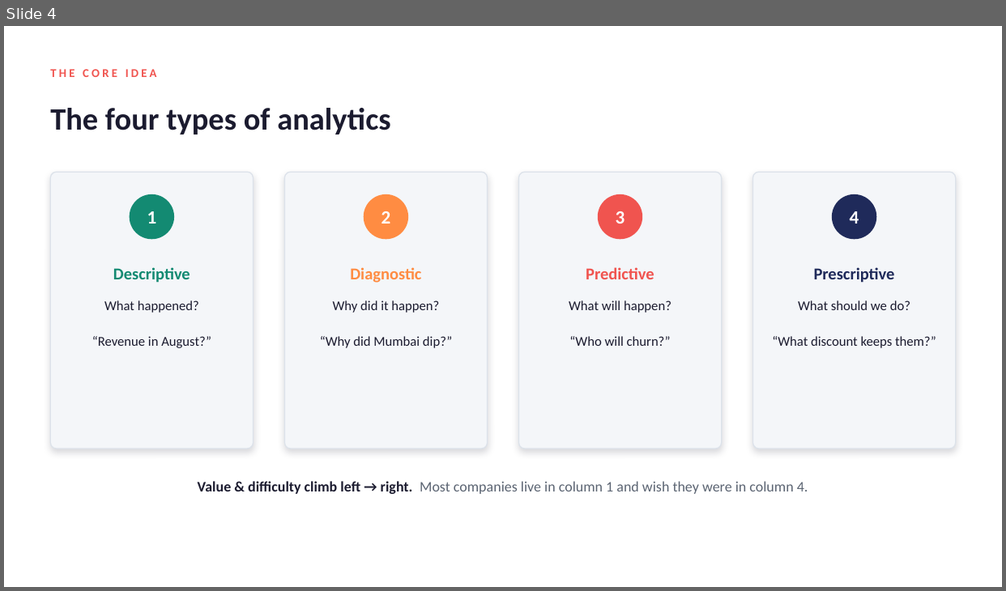
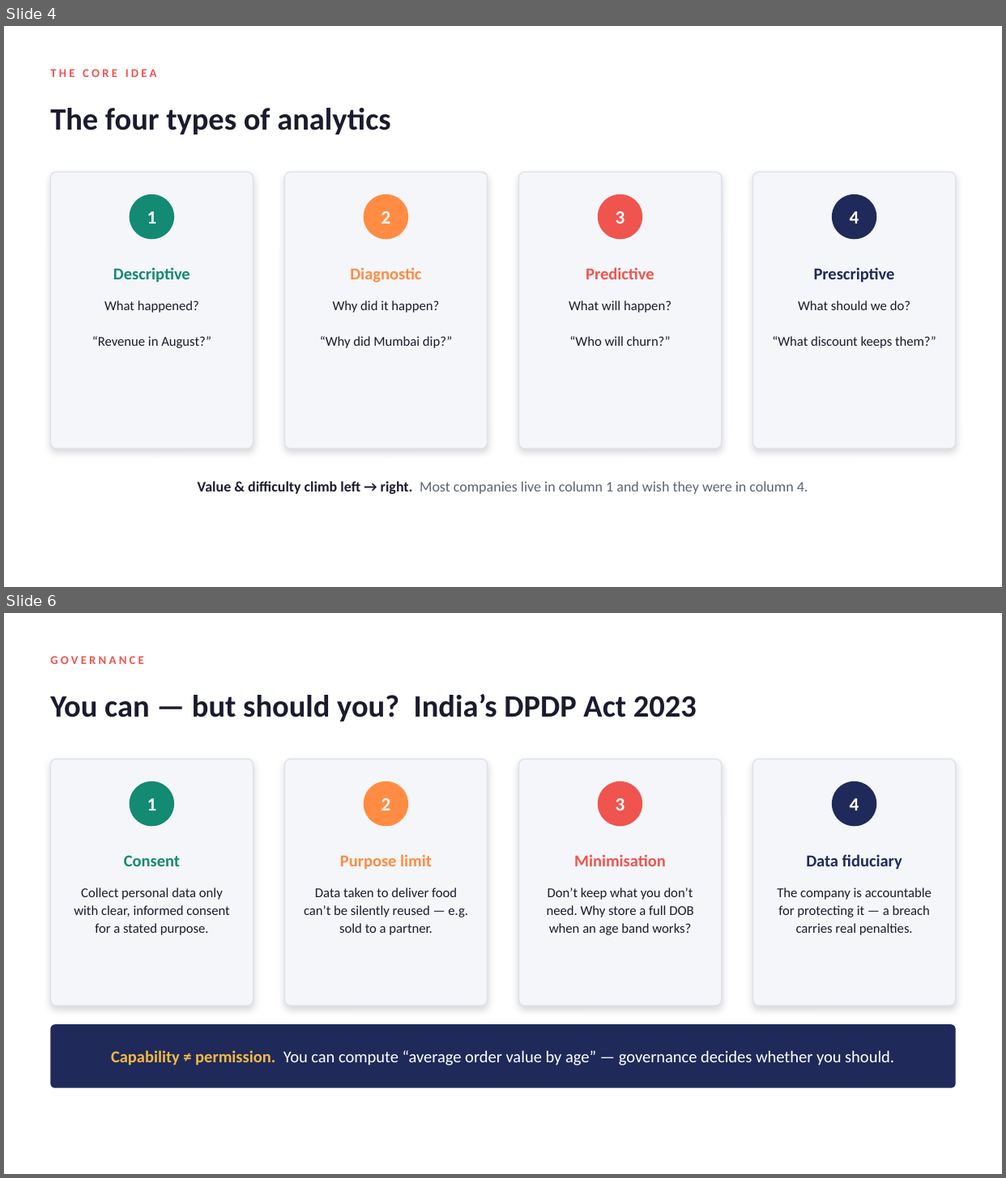
Before and after one commit to Abhinav1296/teaching, a slide deck: Day_02_Analytics_Types_and_Ethics/Day_02_deck.pptx. Shown one above the other, each under a label of ours: slide 4 before the commit, slides 4 and 6 after it; the slides between them are not shown. The pictures are 1006x591 and 1006x1178 pixels, drawn with LibreOffice and Linux fonts; fonts in the diff are those of the drawing. Boxes give left, top, right and bottom in pixels: in the first picture for what was removed or moved away, otherwise in the second. Text is boxed around its words. In the diff, an @@ line names an element or a change of style, - is before the commit and + after.

Commit message:
Day 2: deepen to 6-hour single-batch (15 Qs, masking lab, DPDP, ethics desk)

```diff
--- a/Day_02_Analytics_Types_and_Ethics/Day_02_deck.pptx
+++ b/Day_02_Analytics_Types_and_Ethics/Day_02_deck.pptx
@@ slide 6 added at (4, 613, 1002, 1174), background #FFFFFF @@
@@ text added at (50, 656, 144, 664), 11.5 pt, text #F0544F, bold @@
+GOVERNANCE
@@ text added at (50, 694, 697, 722), 30 pt, text #1B1B2F, bold @@
+You can — but should you? India’s DPDP Act 2023
@@ rounded rectangle added at (50, 759, 253, 1006), fill #F4F6F9, outline #DCE2EA 1 pt @@
@@ ellipse added at (129, 781, 174, 826), fill #138A72 @@
@@ rounded rectangle added at (285, 759, 488, 1006), fill #F4F6F9, outline #DCE2EA 1 pt @@
@@ ellipse added at (364, 781, 408, 826), fill #FF8C42 @@
@@ rounded rectangle added at (519, 759, 722, 1006), fill #F4F6F9, outline #DCE2EA 1 pt @@
@@ ellipse added at (598, 781, 642, 826), fill #F0544F @@
@@ rounded rectangle added at (752, 759, 956, 1006), fill #F4F6F9, outline #DCE2EA 1 pt @@
@@ ellipse added at (832, 781, 877, 826), fill #1F2A5A @@
@@ text added at (147, 798, 157, 811), 18 pt, text #FFFFFF, bold @@
+1
@@ text added at (381, 798, 391, 811), 18 pt, text #FFFFFF, bold @@
+2
@@ text added at (616, 798, 625, 811), 18 pt, text #FFFFFF, bold @@
+3
@@ text added at (850, 798, 859, 811), 18 pt, text #FFFFFF, bold @@
+4
@@ text added at (124, 855, 180, 867), 16 pt, text #138A72, bold @@
+Consent
@@ text added at (340, 854, 432, 870), 16 pt, text #FF8C42, bold @@
+Purpose limit
@@ text added at (574, 854, 666, 867), 16 pt, text #F0544F, bold @@
+Minimisation
@@ text added at (806, 854, 902, 870), 16 pt, text #1F2A5A, bold @@
+Data fiduciary
@@ text added at (74, 888, 229, 935), 13 pt, text #1B1B2F @@
+Collect personal data only with clear, informed consent for a stated purpose.
@@ text added at (304, 888, 468, 935), 13 pt, text #1B1B2F @@
+Data taken to deliver food can’t be silently reused — e.g. sold to a partner.
@@ text added at (547, 888, 693, 935), 13 pt, text #1B1B2F @@
+Don’t keep what you don’t need. Why store a full DOB when an age band works?
@@ text added at (777, 888, 931, 935), 13 pt, text #1B1B2F @@
+The company is accountable for protecting it — a breach carries real penalties.
@@ rounded rectangle added at (50, 1024, 956, 1088), fill #1F2A5A, 16 pt, text #FFFFFF @@
+Capability ≠ permission. You can compute “average order value by age” — governance decides whether you should.
```
Also in this commit, not shown: 7 slides changed, 2 other slides added, 2 slides removed, 3 other files.
